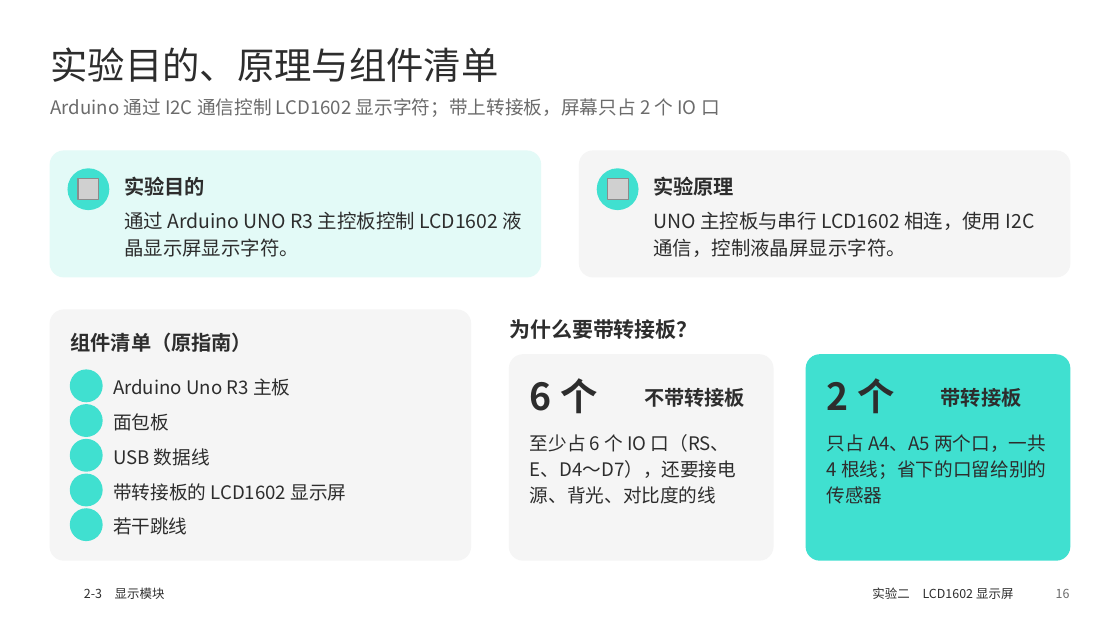
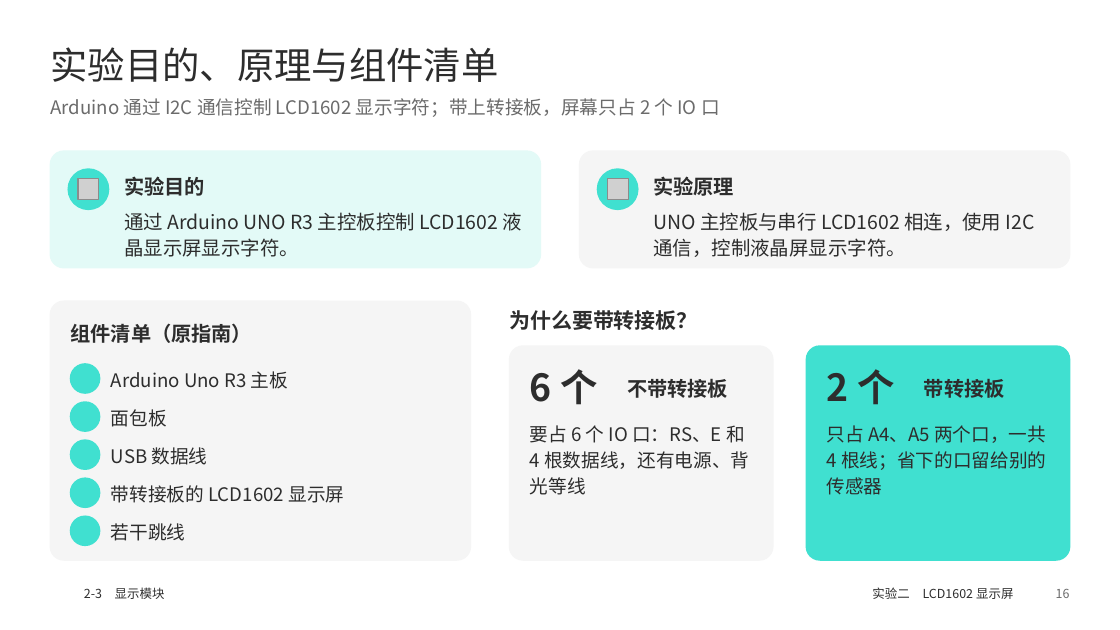
Before and after one commit to memoryzm214/Ericzm214, a slide deck: slide 16 of arduino-ppt/output/2-3_WS2812灯环_LCD1602.pptx. Drawn at 1120x630 pixels with LibreOffice and Linux fonts; fonts in the diff are those of the drawing; grey boxes stand for pictures; background and template pictures are left out. Boxes give left, top, right and bottom in pixels: in the first picture for what was removed or moved away, otherwise in the second. Text is boxed around its words. In the diff, an @@ line names an element or a change of style, - is before the commit and + after.

```diff
--- a/arduino-ppt/output/2-3_WS2812灯环_LCD1602.pptx
+++ b/arduino-ppt/output/2-3_WS2812灯环_LCD1602.pptx
@@ rounded rectangle: place and size @@
-rounded rectangle at (50,151,541,277)
+rounded rectangle at (50,151,541,268)
@@ rounded rectangle: place and size @@
-rounded rectangle at (50,310,470,560)
+rounded rectangle at (50,301,470,560)
@@ rounded rectangle: place and size @@
-rounded rectangle at (510,355,773,560)
+rounded rectangle at (510,346,773,560)
@@ proportions changed in 4 elements at (50,301,470,560), (50,151,541,268), (510,346,773,560), (806,346,1070,560) @@
@@ rounded rectangle: place and size @@
-rounded rectangle at (806,355,1070,560)
+rounded rectangle at (806,346,1070,560)
@@ 2 ellipses, 1 text: place and size @@
-2 ellipses, 1 text at (71,371,169,437)
+2 ellipses, 1 text at (71,364,167,431)
@@ 5 texts: place and size @@
-5 texts at (71,319,894,414)
+5 texts at (71,310,894,405)
@@ text "不带转接板": place and size @@
-text "不带转接板" at (644,388,745,407)
+text "不带转接板" at (627,379,728,398)
@@ text "带转接板": place and size @@
-text "带转接板" at (941,388,1022,407)
+text "带转接板" at (924,379,1005,398)
@@ text at (530,425,749,495): text changed @@
-至少占 6 个 IO 口（RS、E、D4～D7），还要接电源、背光、对比度的线
+要占 6 个 IO 口：RS、E 和 4 根数据线，还有电源、背光等线
@@ text "只占 A4、A5 两个口，一共 4 根线；省下的口留给别的传感器": place and size @@
-text "只占 A4、A5 两个口，一共 4 根线；省下的口留给别的传感器" at (827,434,1046,504)
+text "只占 A4、A5 两个口，一共 4 根线；省下的口留给别的传感器" at (827,425,1046,495)
@@ ellipse: place and size @@
-ellipse at (71,508,102,540)
+ellipse at (71,516,100,545)
@@ text "若干跳线": place and size @@
-text "若干跳线" at (113,517,188,535)
+text "若干跳线" at (111,523,186,541)
```
Also in this commit, not shown: 20 other slides changed, 3 other files.
